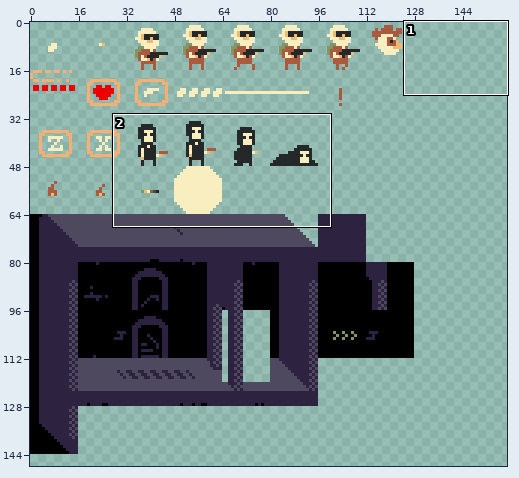
Sprite sheet -- sprite/tiles.png. The picture above shows the old version from afar; the outline marks the close-up.
Close-up. As it was:
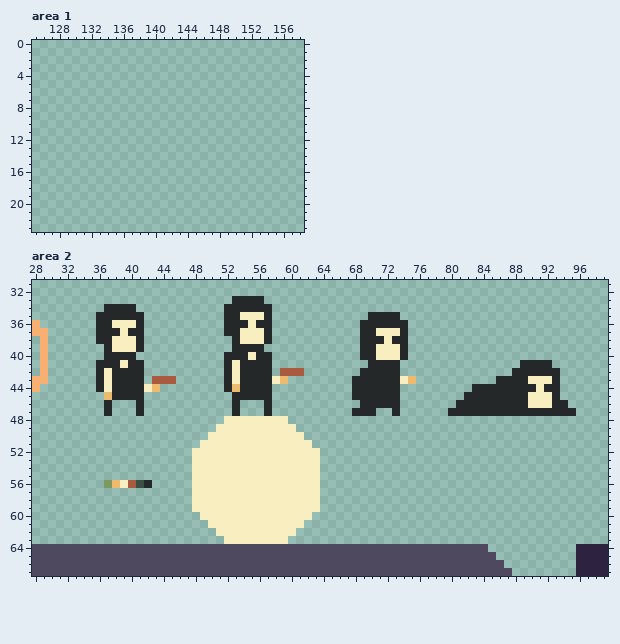
The file is 256x256 pixels. Colours within 5 levels of each other are drawn and written as one. Shown: area 1: x 125..158, y 0..23; area 2: x 28..99, y 31..67. The wide view leaves out empty margins. The commit also changed other parts of the picture, which this record leaves out.
The same view after the edit:
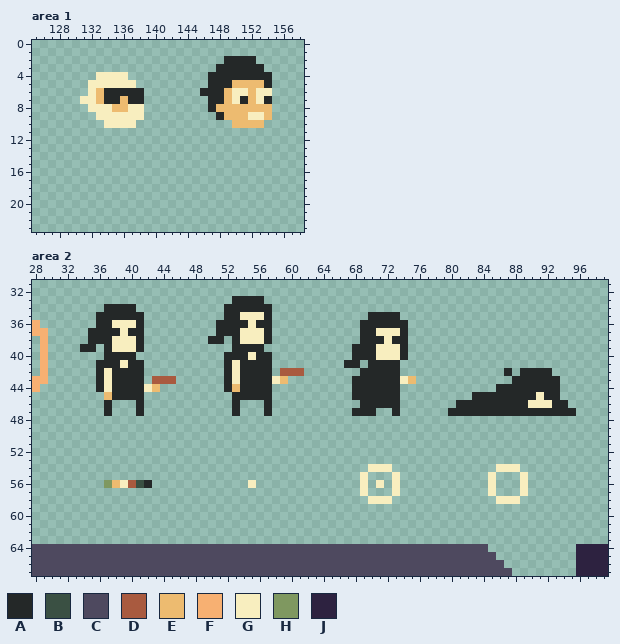
Palette (. is transparent): A #242828  B #3a5043  C #4e495f  D #a95a3f  E #edbb70  F #f7b072  G #f8eebf  H #7f9860  J #2d2240
Edits made:
{"where": "area 1"}
{"y":2,"x":149,"old":"....","new":"AAAA"}
{"y":3,"x":148,"old":"......","new":"AAAAAA"}
{"y":4,"x":133,"old":"....","new":"GGGG"}
{"y":4,"x":147,"old":"........","new":"AAAAAAAA"}
{"y":5,"x":132,"old":"......","new":"GGGGGG"}
{"y":5,"x":147,"old":"........","new":"AAAEEEEA"}
{"y":6,"x":132,"old":".......","new":"GEAAAAA"}
{"y":6,"x":146,"old":".........","new":"AAAEGGEGG"}
{"y":7,"x":131,"old":"........","new":"GGEAAEAA"}
{"y":7,"x":147,"old":"........","new":"AAEGAEGA"}
{"y":8,"x":132,"old":".......","new":"GGGEEGG"}
{"y":8,"x":147,"old":"........","new":"AEEEEEEE"}
{"y":9,"x":133,"old":"......","new":"GGGGGG"}
{"y":9,"x":148,"old":".......","new":"AEEEGGE"}
{"y":10,"x":134,"old":"....","new":"GGGG"}
{"y":10,"x":150,"old":"....","new":"EEEE"}
{"where": "area 2"}
{"y":36,"x":51,"old":".","new":"A"}
{"y":37,"x":35,"old":".","new":"A"}
{"y":37,"x":51,"old":".","new":"A"}
{"y":38,"x":35,"old":".","new":"A"}
{"y":38,"x":50,"old":"..","new":"AA"}
{"y":39,"x":34,"old":"..","new":"AA"}
{"y":39,"x":68,"old":".","new":"A"}
{"y":40,"x":68,"old":".","new":"A"}
{"y":41,"x":67,"old":"..","new":"AA"}
{"y":41,"x":89,"old":"AAAA","new":"...."}
{"y":42,"x":87,"old":".A","new":"A."}
{"y":42,"x":93,"old":"A","new":"."}
{"y":43,"x":86,"old":"AA","new":".."}
{"y":43,"x":90,"old":"GGG","new":"AAA"}
{"y":44,"x":83,"old":"AAA","new":"..."}
{"y":44,"x":91,"old":"G","new":"A"}
{"y":45,"x":82,"old":"A","new":"."}
{"y":45,"x":90,"old":"G","new":"A"}
{"y":45,"x":92,"old":"G","new":"A"}
{"y":48,"x":52,"old":"GGGGGGGG","new":"........"}
{"y":49,"x":51,"old":"GGGGGGGGGG","new":".........."}
{"y":50,"x":50,"old":"GGGGGGGGGGGG","new":"............"}
{"y":51,"x":49,"old":"GGGGGGGGGGGGGG","new":".............."}
{"y":52,"x":48,"old":"GGGGGGGGGGGGGGGG","new":"................"}
{"y":53,"x":48,"old":"GGGGGGGGGGGGGGGG","new":"................"}
{"y":54,"x":48,"old":"GGGGGGGGGGGGGGGG","new":"................"}
{"y":54,"x":70,"old":"...","new":"GGG"}
{"y":54,"x":86,"old":"...","new":"GGG"}
{"y":55,"x":48,"old":"GGGGGGGGGGGGGGGG","new":"................"}
{"y":55,"x":69,"old":".","new":"G"}
{"y":55,"x":73,"old":".","new":"G"}
{"y":55,"x":85,"old":".","new":"G"}
{"y":55,"x":89,"old":".","new":"G"}
{"y":56,"x":48,"old":"GGGGGGG","new":"......."}
{"y":56,"x":56,"old":"GGGGGGGG","new":"........"}
{"y":56,"x":69,"old":".","new":"G"}
{"y":56,"x":71,"old":".","new":"G"}
{"y":56,"x":73,"old":".","new":"G"}
{"y":56,"x":85,"old":".","new":"G"}
{"y":56,"x":89,"old":".","new":"G"}
{"y":57,"x":48,"old":"GGGGGGGGGGGGGGGG","new":"................"}
{"y":57,"x":69,"old":".","new":"G"}
{"y":57,"x":73,"old":".","new":"G"}
{"y":57,"x":85,"old":".","new":"G"}
{"y":57,"x":89,"old":".","new":"G"}
{"y":58,"x":48,"old":"GGGGGGGGGGGGGGGG","new":"................"}
{"y":58,"x":70,"old":"...","new":"GGG"}
{"y":58,"x":86,"old":"...","new":"GGG"}
{"y":59,"x":48,"old":"GGGGGGGGGGGGGGGG","new":"................"}
{"y":60,"x":49,"old":"GGGGGGGGGGGGGG","new":".............."}
{"y":61,"x":50,"old":"GGGGGGGGGGGG","new":"............"}
{"y":62,"x":51,"old":"GGGGGGGGGG","new":".........."}
{"y":63,"x":52,"old":"GGGGGGGG","new":"........"}
